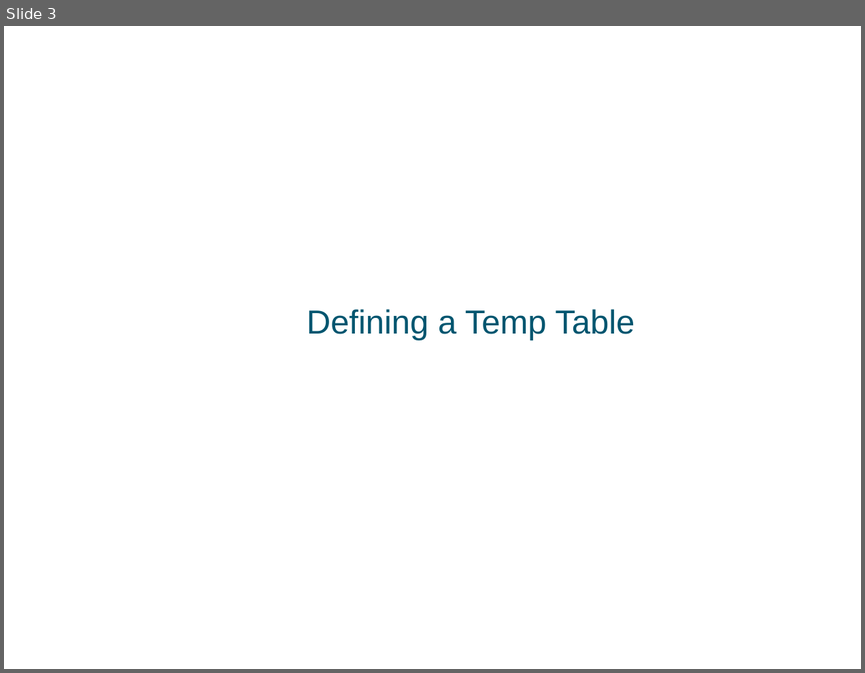
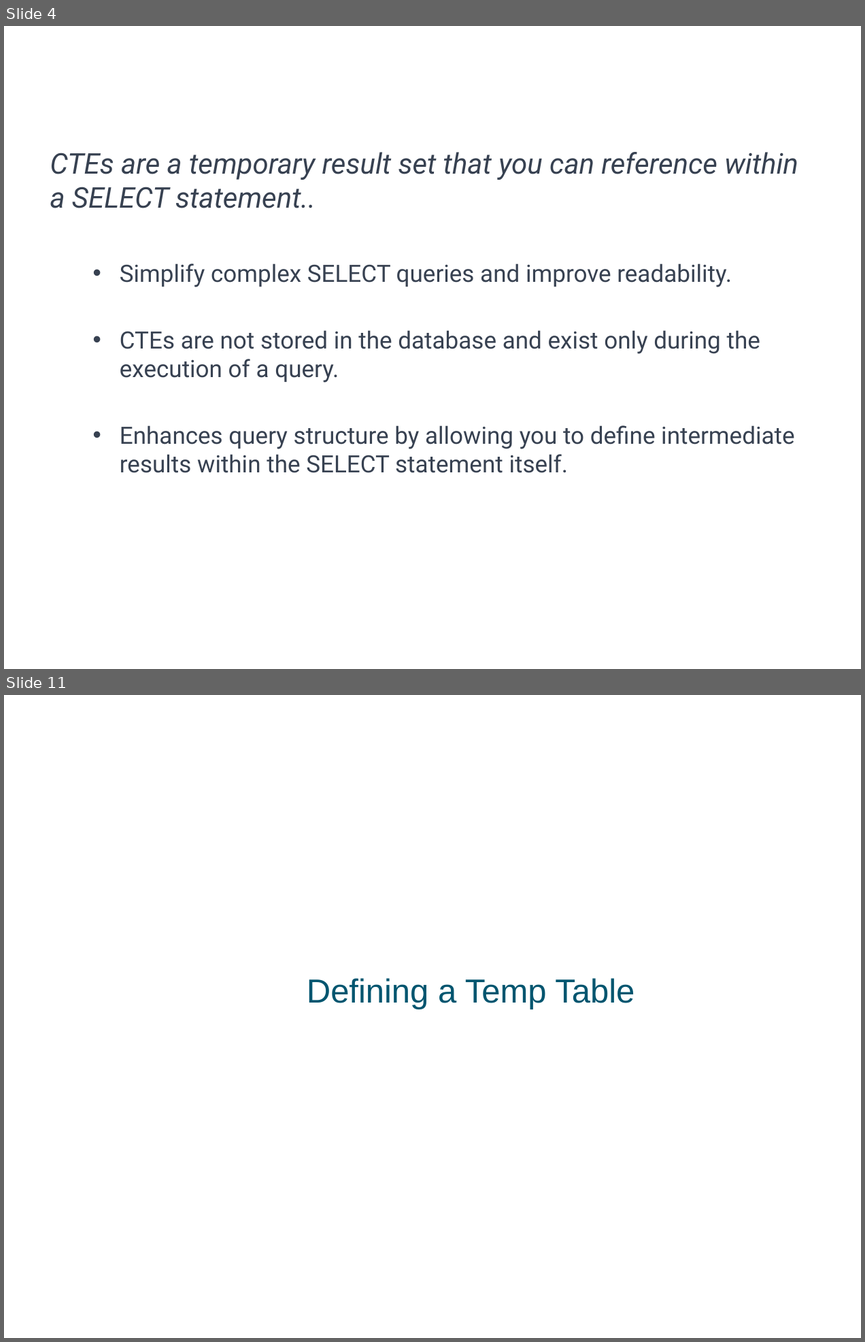
Before and after one commit to a099954/ABC-Program, a slide deck: SQL/Day 5 Temp Tables/Temp Tables SQL.pptx. Shown one above the other, each under a label of ours: slide 3 before the commit, slides 4 and 11 after it; the slides between them are not shown. The pictures are 865x673 and 865x1342 pixels, drawn with LibreOffice and Linux fonts; fonts in the diff are those of the drawing; background and template pictures are left out. Boxes give left, top, right and bottom in pixels: in the first picture for what was removed or moved away, otherwise in the second. Text is boxed around its words. In the diff, an @@ line names an element or a change of style, - is before the commit and + after.

Commit message:
added CTEs

```diff
--- a/SQL/Day 5 Temp Tables/Temp Tables SQL.pptx
+++ b/SQL/Day 5 Temp Tables/Temp Tables SQL.pptx
@@ slide 4 added at (4, 26, 861, 669), background #FFFFFF @@
@@ title added at (41, 37, 813, 78), 24 pt, text #FFFFFF @@
+What is a CTE
@@ text added at (50, 152, 798, 473), 20 pt, text #374151 @@
+CTEs are a temporary result set that you can reference within a SELECT statement..
+  • Simplify complex SELECT queries and improve readability.
+  • CTEs are not stored in the database and exist only during the execution of a query.
+  • Enhances query structure by allowing you to define intermediate results within the SELECT statement itself.
@@ what was slide 3 is now slide 11 @@
```
Also in this commit, not shown: 13 slides changed, 8 other slides added, 1 slide removed, 6 other files.
